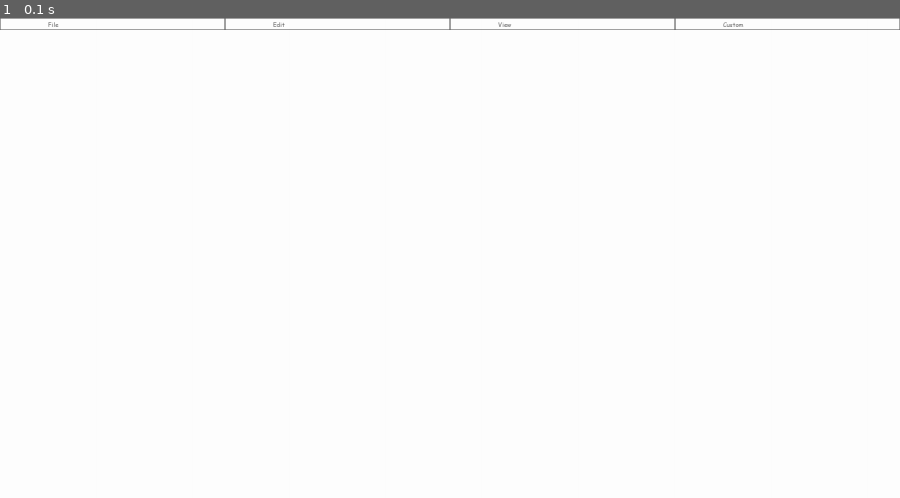
Above: before the commit, frame 1.
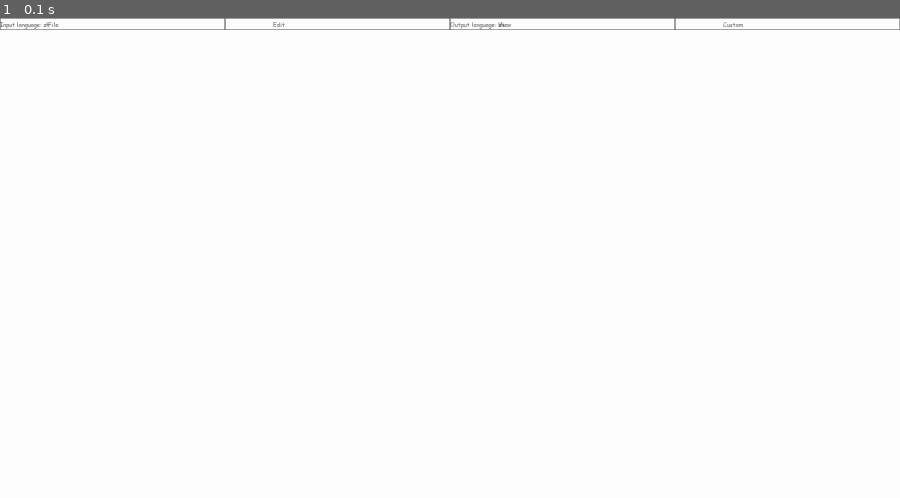
Above: after the commit, the same moment.

Repository: GlacialDreamss/Typetone
Game: pygame game, started from main.py
Same seed, same stepped clock (60 frames per second), same inputs: the game is played once before the commit and once after it.
Inputs:
- Up to frame 1 (0.1 s): no input

The runs differ from the first frame. In frame 1, less than 0.1% of the frame differs, in the area x 0-56%, y 0-3%.

Commit message:
Fix rectangles, make modular, go brrr
E

Diff:
--- a/main.py
+++ b/main.py
@@ -97,11 +97,18 @@
             #Must avoid joining the flying spaghetti code monster cult :)
 
     def ui_sections(e):
-        for num in range(0, len(stylesheet.ui_sections.toolbar_section_list)):
+        for num in range(0, stylesheet.ui_sections.toolbar_section_num):
             e.rect = pgm.draw.rect(e.screen, stylesheet.colour.interface, (stylesheet.ui_sections.toolbar_rect_width*num, 0, stylesheet.ui_sections.toolbar_rect_width, 20), 1, 0, -1, -1, -1, -1)
             e.screen.blit(stylesheet.font.text_interface.render(stylesheet.ui_sections.toolbar_section_list[num], True, stylesheet.colour.interface),((stylesheet.ui_sections.toolbar_rect_width*num)+80,3))
 
-        #for num in range(0,stylesheet.)
+        for num in range(0, stylesheet.ui_sections.translate_section_num):
+            e.rect = pgm.draw.rect(e.screen, stylesheet.colour.interface, (stylesheet.ui_sections.translate_rect_width*num, 0, stylesheet.ui_sections.translate_rect_width, 20), 1, 0, -1, -1, -1, -1)
+            e.screen.blit(stylesheet.font.text_interface.render(stylesheet.ui_sections.translate_section_list[num], True, stylesheet.colour.interface),((stylesheet.ui_sections.translate_rect_width*num),3))
+
+    #def ui_sections(e, sectionListType): #Make the above stuff modular
+    #    for num in range(0, len(sectionListType)):
+    #        e.rect = pgm.draw.rect(e.screen, stylesheet.colour.interface, (stylesheet.ui_sections.toolbar_rect_width*num, 0, stylesheet.ui_sections.toolbar_rect_width, 20), 1, 0, -1, -1, -1, -1)
+    #        e.screen.blit(stylesheet.font.text_interface.render(stylesheet.ui_sections.toolbar_section_list[num], True, stylesheet.colour.interface),((stylesheet.ui_sections.toolbar_rect_width*num)+80,3))
 
     def textbox(e):
         print
--- a/stylesheet.py
+++ b/stylesheet.py
@@ -23,9 +23,11 @@
     screen_width = 1500
     brush_size = 1
 
-class ui_sections:
+class ui_sections: #How can I do modular stuff
     toolbar_section_list = ["File", "Edit", "View", "Custom"]
     toolbar_section_num = len(toolbar_section_list) # On a scale of 1 to 10 how much do I need this and the line below?
     toolbar_rect_width = interface.screen_width/toolbar_section_num
 
     translate_section_list = ["Input language: "+language.list[0],"Output language: "+language.list[0]]
+    translate_section_num = len(translate_section_list)
+    translate_rect_width = interface.screen_width/translate_section_num
